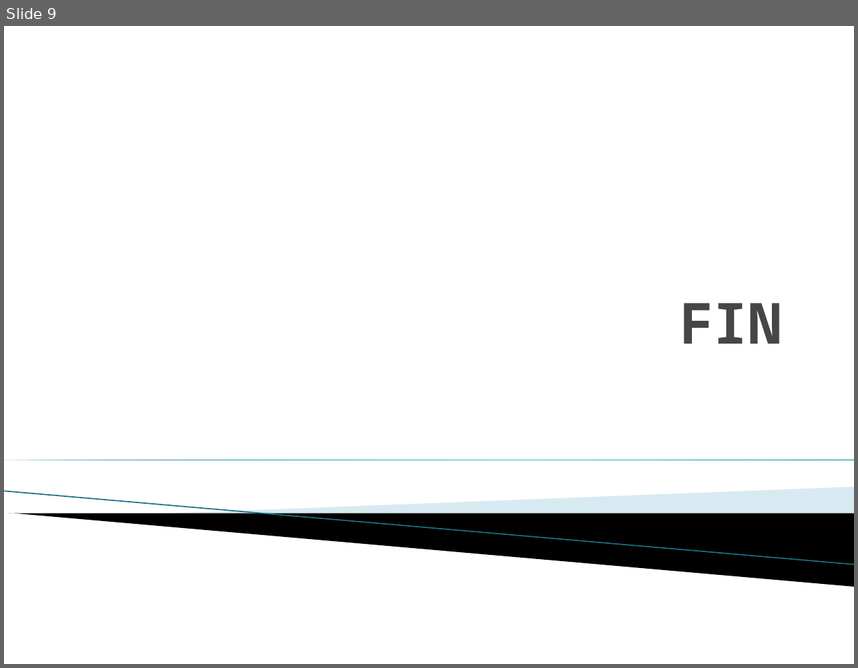
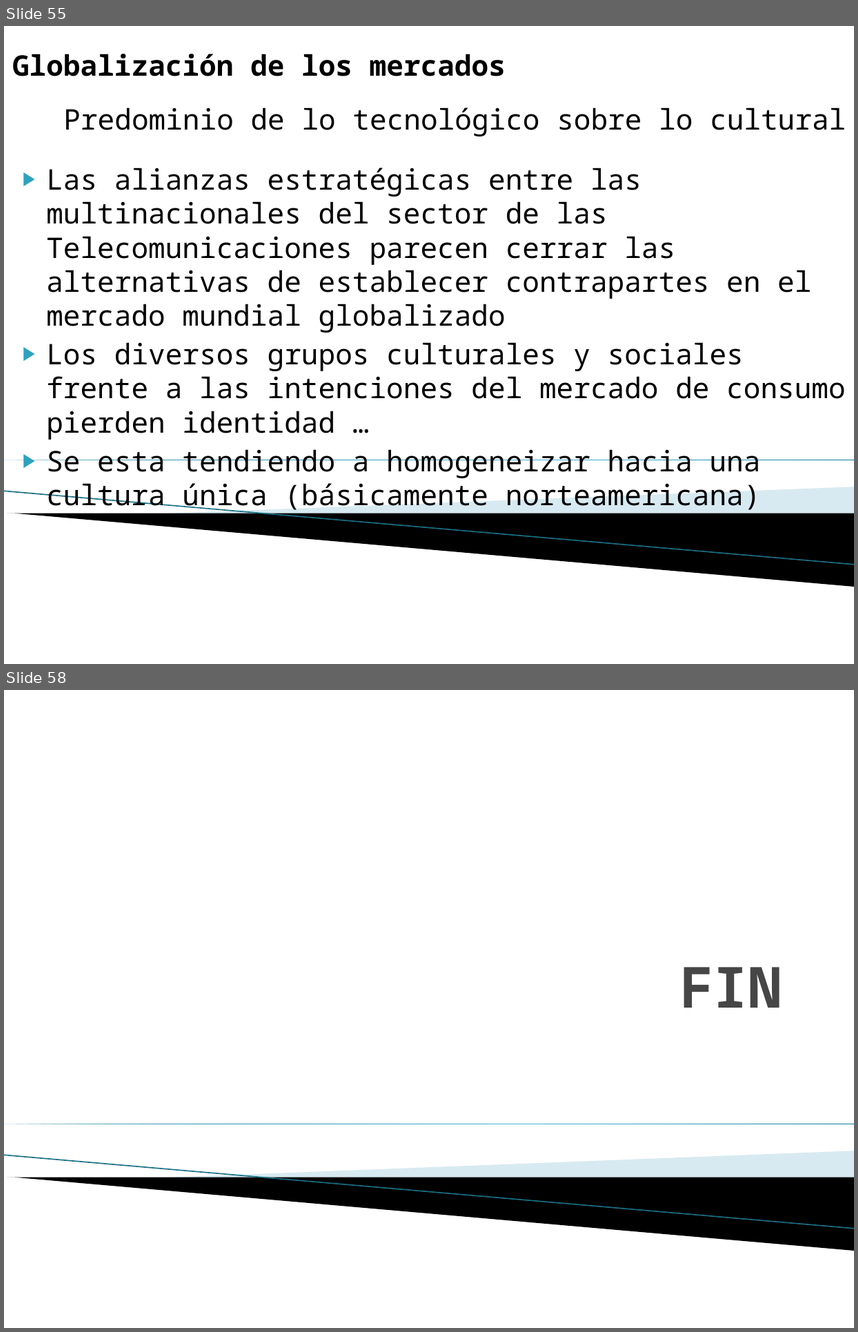
Before and after one commit to carlamadeo/proyectosfacultad, a slide deck: Modelos Organizacionales/TPS/TP_Grupo_C_Redes_Sociales.pptx. Shown one above the other, each under a label of ours: slide 9 before the commit, slides 55 and 58 after it; the slides between them are not shown. The pictures are 858x668 and 858x1332 pixels, drawn with LibreOffice and Linux fonts; fonts in the diff are those of the drawing; background and template pictures are left out. Boxes give left, top, right and bottom in pixels: in the first picture for what was removed or moved away, otherwise in the second. Text is boxed around its words. In the diff, an @@ line names an element or a change of style, - is before the commit and + after.

```diff
--- a/Modelos Organizacionales/TPS/TP_Grupo_C_Redes_Sociales.pptx
+++ b/Modelos Organizacionales/TPS/TP_Grupo_C_Redes_Sociales.pptx
@@ slide 55 added at <box>4,26,854,664</box>, background #FFFFFF; not listed: 4 template elements that a slide beside it also shows @@
@@ text added at <box>12,54,506,76</box>, 24 pt, text #000000, bold @@
+Globalización de los mercados
@@ text added at <box>63,107,846,136</box>, 24 pt, text #000000 @@
+Predominio de lo tecnológico sobre lo cultural
@@ text added at <box>46,167,846,513</box>, 24 pt, text #000000 @@
+▶ Las alianzas estratégicas entre las multinacionales del sector de las Telecomunicaciones parecen cerrar las alternativas de establecer contrapartes en el mercado mundial globalizado
+▶ Los diversos grupos culturales y sociales frente a las intenciones del mercado de consumo pierden identidad …
+▶ Se esta tendiendo a homogeneizar hacia una cultura única (básicamente norteamericana)
@@ what was slide 9 is now slide 58 @@
```
Also in this commit, not shown: 48 other slides added, 1 other file.
